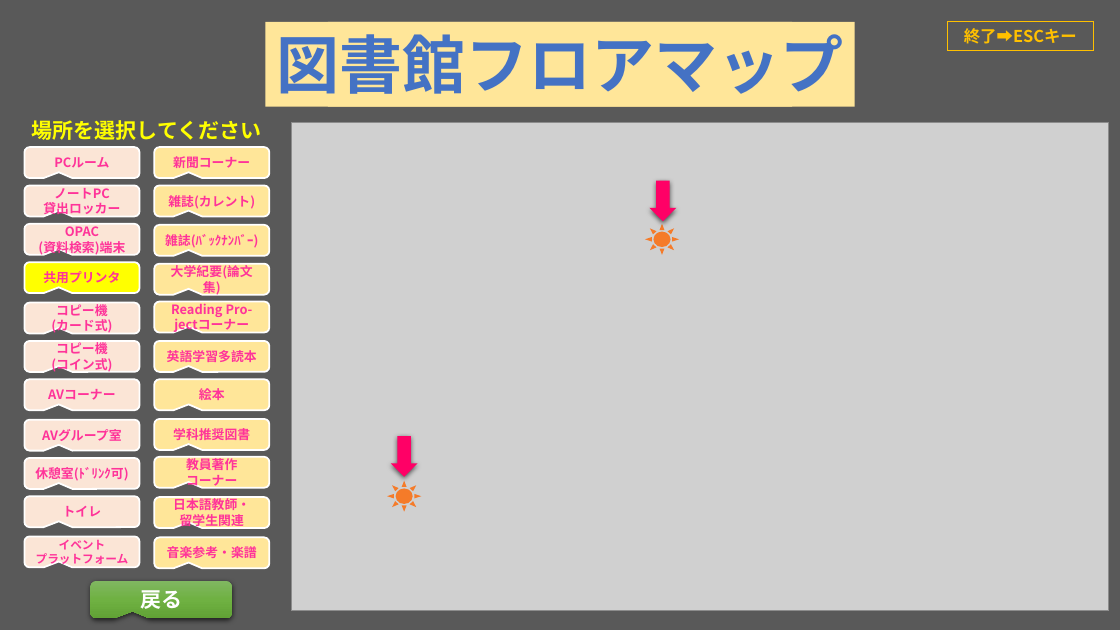
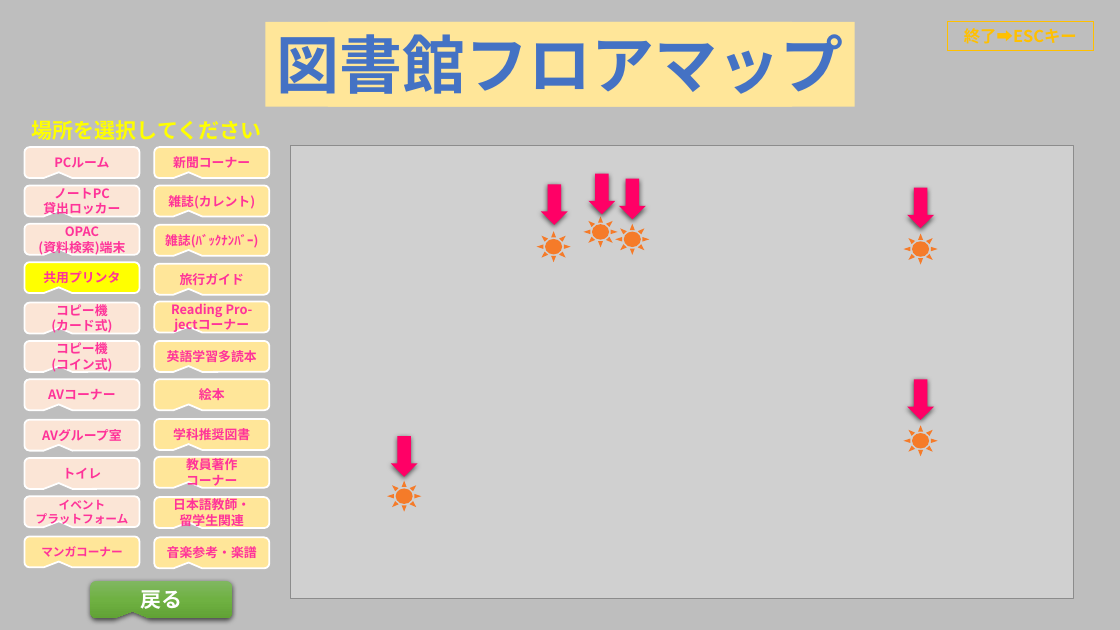
Before and after one commit to Nippo-Group/ferris-library-nuxt3, a slide deck: slide 98 of public/documents/floor-map/floor-map_3d.ppsx. Drawn at 1120x630 pixels with LibreOffice and Linux fonts; fonts in the diff are those of the drawing; grey boxes stand for pictures. Boxes give left, top, right and bottom in pixels: in the first picture for what was removed or moved away, otherwise in the second. Text is boxed around its words. In the diff, an @@ line names an element or a change of style, - is before the commit and + after.

```diff
--- a/public/documents/floor-map/floor-map_3d.ppsx
+++ b/public/documents/floor-map/floor-map_3d.ppsx
@@ background #595959 to #BEBEBE @@
@@ picture: place and size @@
-picture at box(292, 123, 1109, 611)
+picture at box(291, 145, 1074, 598)
@@ left arrow added at box(588, 174, 615, 214), fill #FF0066 @@
@@ left arrow: place and size @@
-left arrow at box(649, 181, 676, 221)
+left arrow at box(619, 179, 646, 219)
@@ left arrow added at box(541, 185, 568, 225), fill #FF0066 @@
@@ left arrow added at box(907, 187, 934, 228), fill #FF0066 @@
@@ sun added at box(537, 231, 571, 262), fill #FF6600 at 80% opacity @@
@@ sun added at box(584, 217, 618, 248), fill #FF6600 at 80% opacity @@
@@ sun: place and size @@
-sun at box(645, 223, 680, 255)
+sun at box(615, 223, 649, 255)
@@ sun added at box(904, 234, 939, 265), fill #FF6600 at 80% opacity @@
@@ text in rounded speech box at box(180, 273, 244, 285): text changed @@
-大学紀要(論文集)
+旅行ガイド
@@ left arrow added at box(907, 380, 934, 420), fill #FF0066 @@
@@ sun added at box(904, 425, 939, 456), fill #FF6600 at 80% opacity @@
@@ rounded speech box "トイレ": place and size @@
-rounded speech box "トイレ" at box(24, 497, 139, 528)
+rounded speech box "トイレ" at box(24, 458, 139, 489)
@@ rounded speech box removed at box(24, 458, 139, 489) @@
-休憩室(ﾄﾞﾘﾝｸ可)
@@ rounded speech box "イベント": place and size @@
-rounded speech box "イベント" at box(24, 537, 139, 568)
+rounded speech box "イベント" at box(24, 497, 139, 528)
@@ rounded speech box added at box(24, 537, 139, 568), fill #FFE699, outline #FFFFFF 1.5 pt, 10 pt, text #FF3399, bold @@
+マンガコーナー
```
Also in this commit, not shown: 114 other slides changed, 1 other file.
